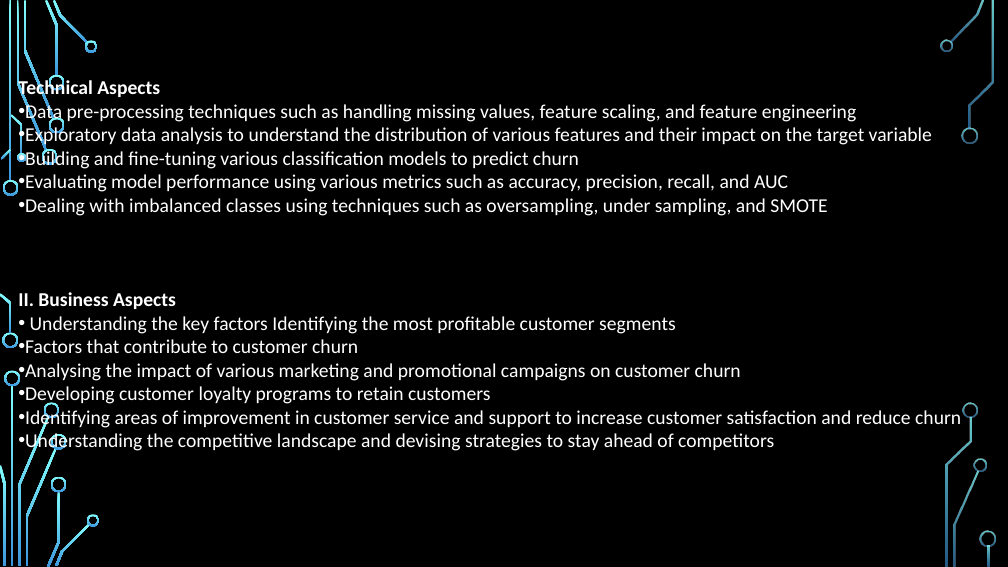
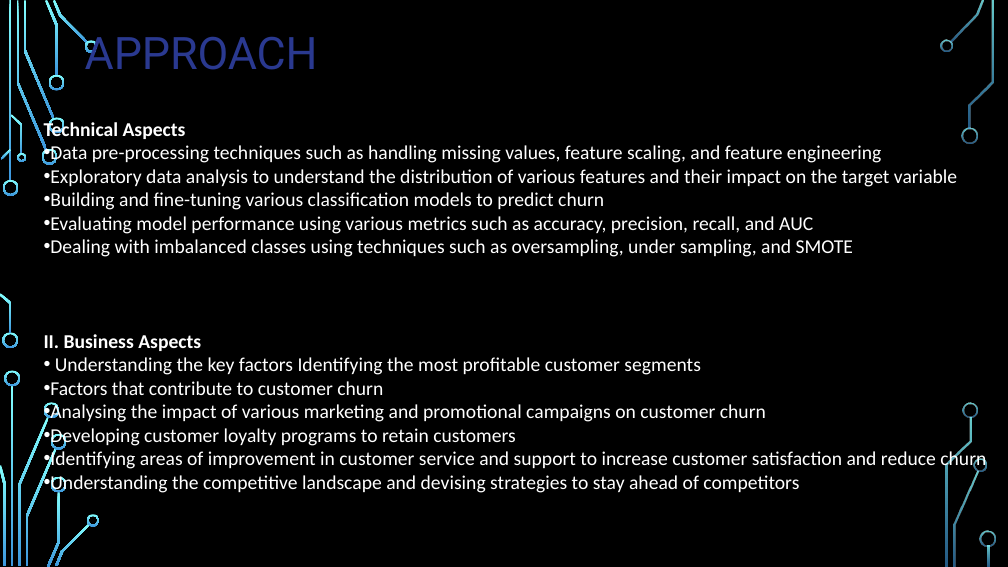
Before and after one commit to mohantvss/CI-CD, a slide deck: slide 3 of Domain_Telecom_Churn.pptx. Drawn at 1008x567 pixels with LibreOffice and Linux fonts; fonts in the diff are those of the drawing; background and template pictures are left out. Boxes give left, top, right and bottom in pixels: in the first picture for what was removed or moved away, otherwise in the second. Text is boxed around its words. In the diff, an @@ line names an element or a change of style, - is before the commit and + after.

```diff
--- a/Domain_Telecom_Churn.pptx
+++ b/Domain_Telecom_Churn.pptx
@@ title added at (85, 37, 318, 70), 32 pt, text #2A3990 @@
+APPROACH
@@ text "Technical Aspects": place and size @@
-text "Technical Aspects" at (18, 78, 961, 453)
+text "Technical Aspects" at (44, 120, 986, 495)
```
Also in this commit, not shown: 4 other slides changed, 1 slide added, 3 slides removed.
